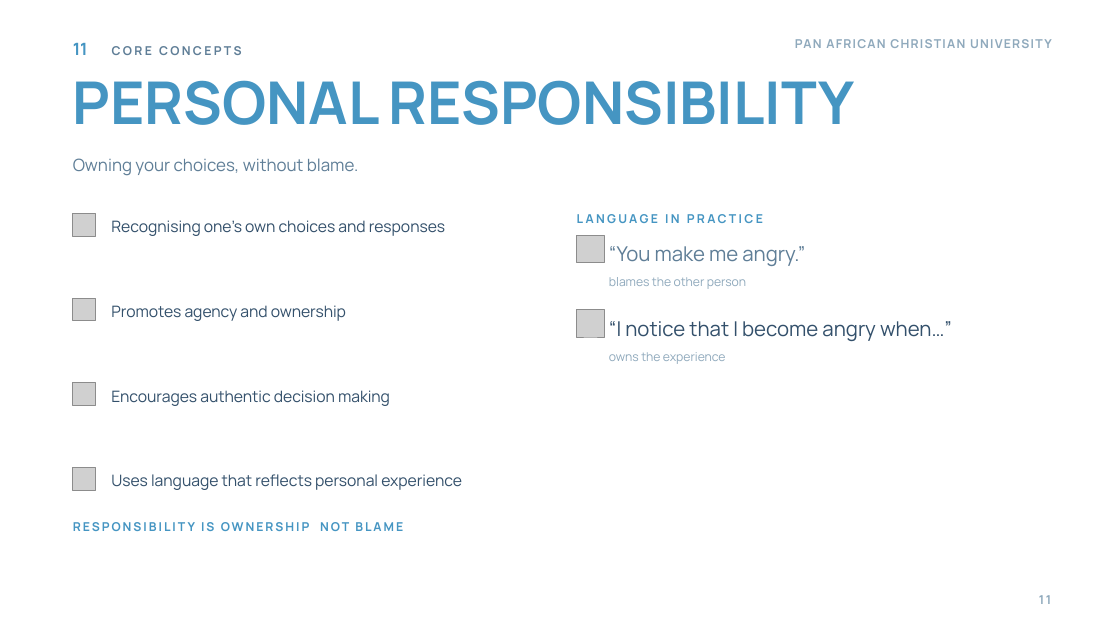
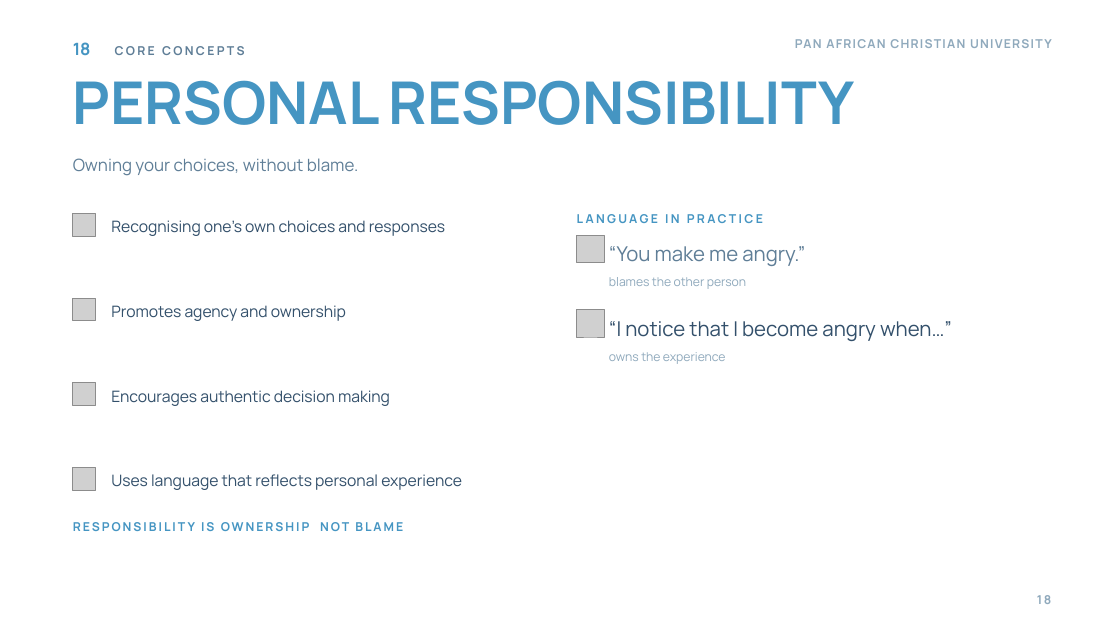
Before and after one commit to wambetebenjamin/Business-e-books, a slide deck: slide 18 of presentations/gestalt-theory-counselling/Gestalt Theory and Its Application to Counselling.pptx (slide 11 before the commit). Drawn at 1120x630 pixels with LibreOffice and Linux fonts; fonts in the diff are those of the drawing; grey boxes stand for pictures; background and template pictures are left out. Boxes give left, top, right and bottom in pixels: in the first picture for what was removed or moved away, otherwise in the second. Text is boxed around its words. In the diff, an @@ line names an element or a change of style, - is before the commit and + after.

```diff
--- a/presentations/gestalt-theory-counselling/Gestalt Theory and Its Application to Counselling.pptx
+++ b/presentations/gestalt-theory-counselling/Gestalt Theory and Its Application to Counselling.pptx
@@ text at [73,42,245,55]: text changed @@
-11 CORE CONCEPTS
+18 CORE CONCEPTS
@@ text at [1037,595,1052,604]: text changed @@
-11
+18
```
Also in this commit, not shown: 11 other slides changed, 10 slides added, 1 slide removed, 37 other files.
